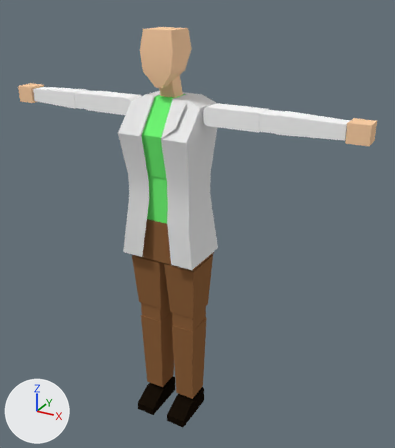
The Blender file cubeman-resources/models/characters/allies/doctor/model-character-allie-npc-doctor.blend, before and after one commit.
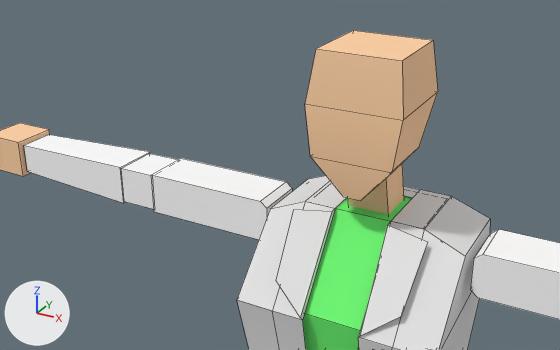
Each version appears first whole from a camera (50 mm lens) standing at (1.62, -2.579, 2.716) and looking at (0.126, 0.137, 1.358), and next in a close-up from a camera (50 mm lens) standing at (0.548, -1.362, 2.871) and looking at (-0.147, -0.1, 2.24). Arrows for +X, +Y and +Z are at lower left; the lights stay in place. The close-ups show mesh edges as thin lines.

Objects in the first close-up: 'character_male_mesh', 'medical_cloth'.
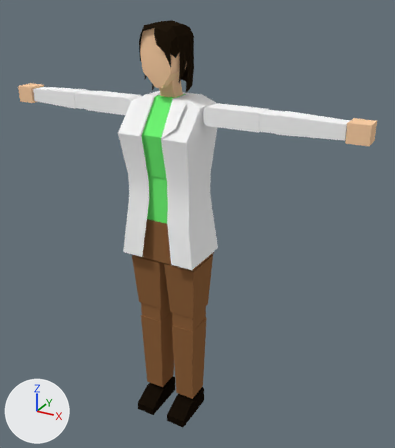
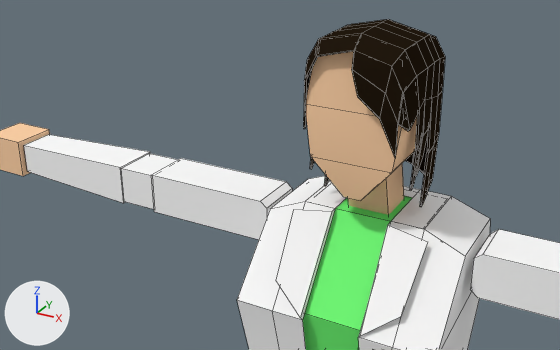
Changed parts and their boxes [x1, y1, x2, y2] in the close-ups (560 x 350 px; the box of a moved part takes in the faces that stretch with it):
'character_male_mesh', reshaped
    before: [0, 30, 560, 350]
    after: [0, 51, 560, 350]
'hair_mesh', added (black)
    after: [303, 19, 445, 207]
part 1 of me_character_male_mesh, moved or reshaped
    before: [305, 30, 433, 120]
    after: [306, 51, 376, 116]
part 2 of me_character_male_mesh_001, moved or reshaped
    both: [276, 209, 335, 320]
part 3 of me_character_male_mesh_001, moved or reshaped
    both: [359, 222, 427, 336]
part 4 of me_character_male_mesh_001, recoloured
    both: [237, 176, 490, 350]

What changed in the scene script:
```text
Add mat_material_medical_cloth:
    mat_material_medical_cloth = principled_material('material_medical_cloth')
    mat_material_medical_cloth.texture = img_medical_cloth_texture
    mat_material_medical_cloth.specular_ior_level = 0.0
Change me_character_male_mesh:
    verts and faces of me_character_male_mesh; kept vertices keep their numbers, new ones are numbered from 220
    remove me_character_male_mesh.from_pydata(...)  # 220 vertices, 172 faces; spans x -1.12..1.12, y -0.16..0.19, z 0.0..2.5
    add me_character_male_mesh.from_pydata(...)  # 222 vertices, 173 faces; spans x -1.12..1.12, y -0.16..0.19, z 0.0..2.52
    me_character_male_mesh part 1
    add delete_faces([(3, 7, 14, 13), (1, 12, 15, 5), (1, 5, 7, 3)])
    add verts[220] = (0.0, -0.06, 2.52)
    add verts[221] = (0.0, 0.11, 2.52)
    add faces += [(3, 221, 7, 14, 13), (1, 12, 15, 5, 220), (5, 7, 221, 220), (1, 220, 221, 3)]
Change me_character_male_mesh_001:
    where me_character_male_mesh_001.from_pydata(...)  # 102 vertices, 82 faces; spans x -0.243..0.243, y -0.159..0.208, z 1.197..2.145
    verts and faces of me_character_male_mesh_001; kept vertices keep their numbers, new ones are numbered from 102
    me_character_male_mesh_001 part 2
    add delete_faces([(15, 16, 52, 51), (51, 52, 54, 53)])
    add faces += [(15, 51, 52, 16), (51, 53, 54, 52)]
    me_character_male_mesh_001 part 3
    add delete_faces([(70, 98, 99, 71), (98, 100, 101, 99)])
    add faces += [(70, 71, 99, 98), (98, 99, 101, 100)]
    me_character_male_mesh_001 part 4: 82 faces spanning x -0.243..0.243, y -0.159..0.208, z 1.197..2.145 switch from no material to mat_material_medical_cloth (picture img_medical_cloth_texture)
Add ob_hair_mesh:
    ob_hair_mesh = bpy.data.objects.new('hair_mesh', me_plane)  # 182 vertices, 181 faces; spans x -0.113..0.109, y -0.1..0.172, z 2.168..2.537; in mat_material_hair (picture img_hair_texture)
    ob_hair_mesh.location = (0.0, 0.0, 0.0)
```
